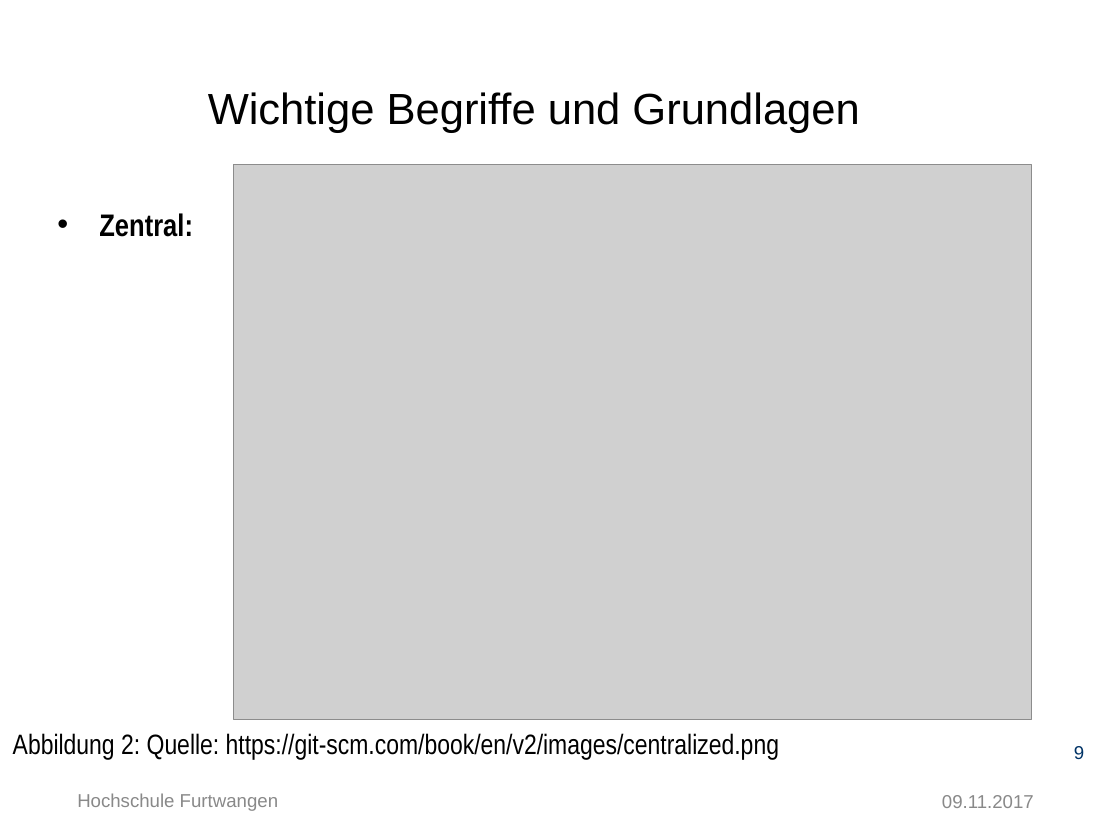
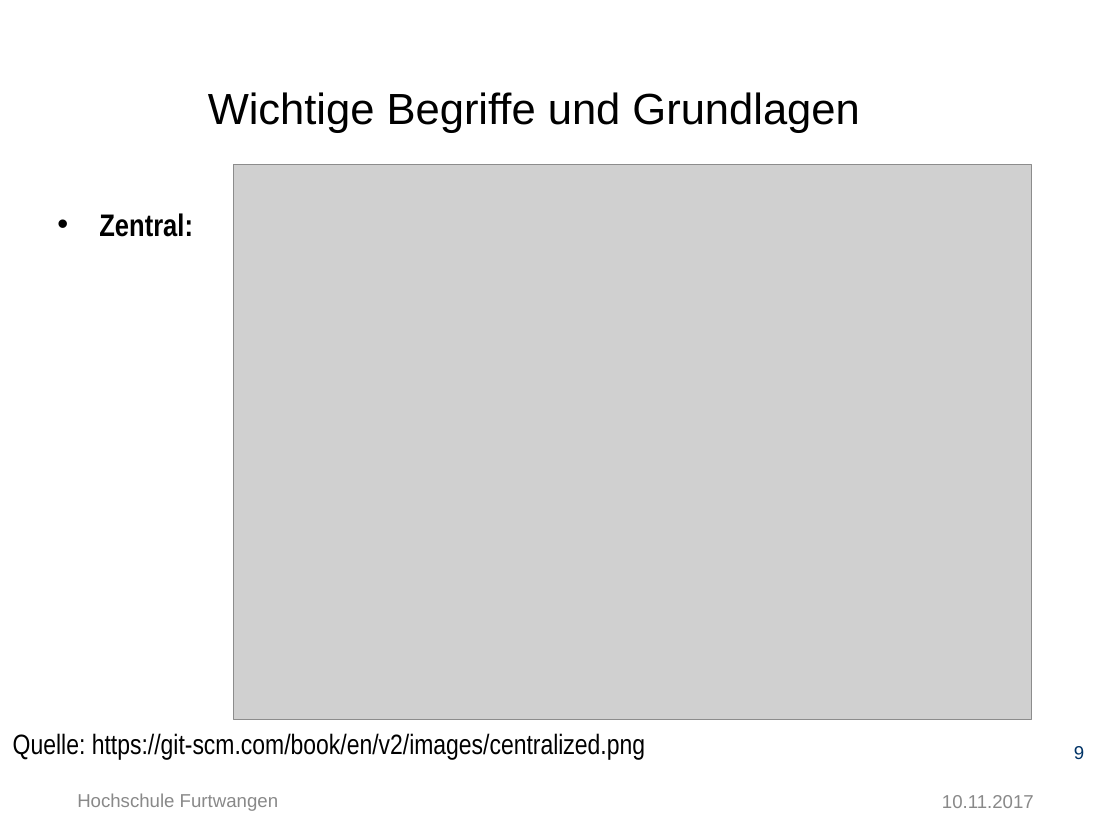
Before and after one commit to Ertugrul-Furtwangen/Erti, a slide deck: slide 9 of Thesis-Präsentation-Ertugrul_Özkara.pptx. Drawn at 1120x840 pixels with LibreOffice and Linux fonts; fonts in the diff are those of the drawing; grey boxes stand for pictures; background and template pictures are left out. Boxes give left, top, right and bottom in pixels: in the first picture for what was removed or moved away, otherwise in the second. Text is boxed around its words. In the diff, an @@ line names an element or a change of style, - is before the commit and + after.

```diff
--- a/Thesis-Präsentation-Ertugrul_Özkara.pptx
+++ b/Thesis-Präsentation-Ertugrul_Özkara.pptx
@@ text at [13, 733, 645, 760]: text changed @@
-Abbildung 2: Quelle: https://git-scm.com/book/en/v2/images/centralized.png
+Quelle: https://git-scm.com/book/en/v2/images/centralized.png
@@ text at [942, 795, 1034, 808]: text changed @@
-09.11.2017
+10.11.2017
```
Also in this commit, not shown: 41 other slides changed, 1 slide added.
